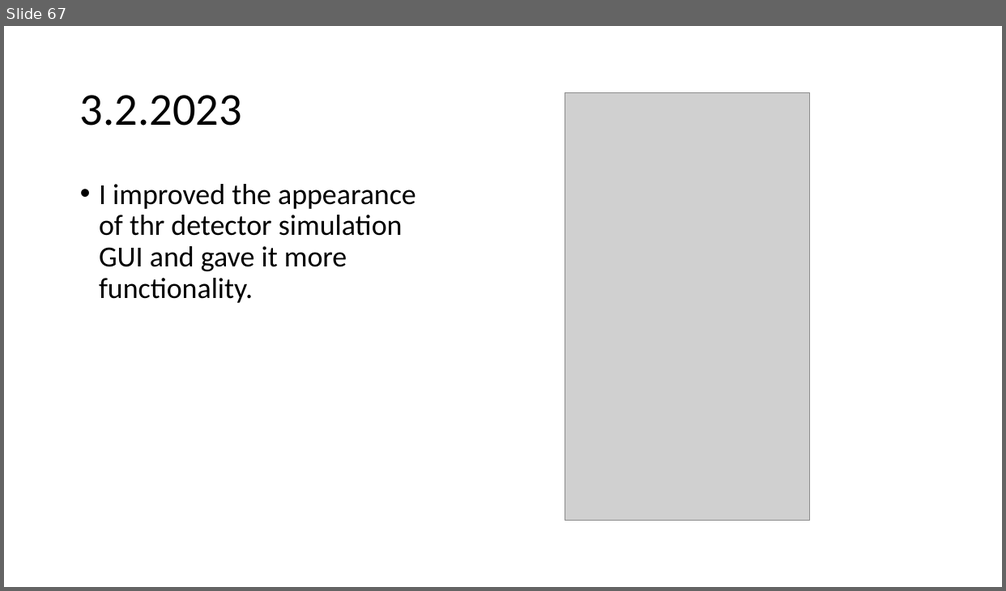
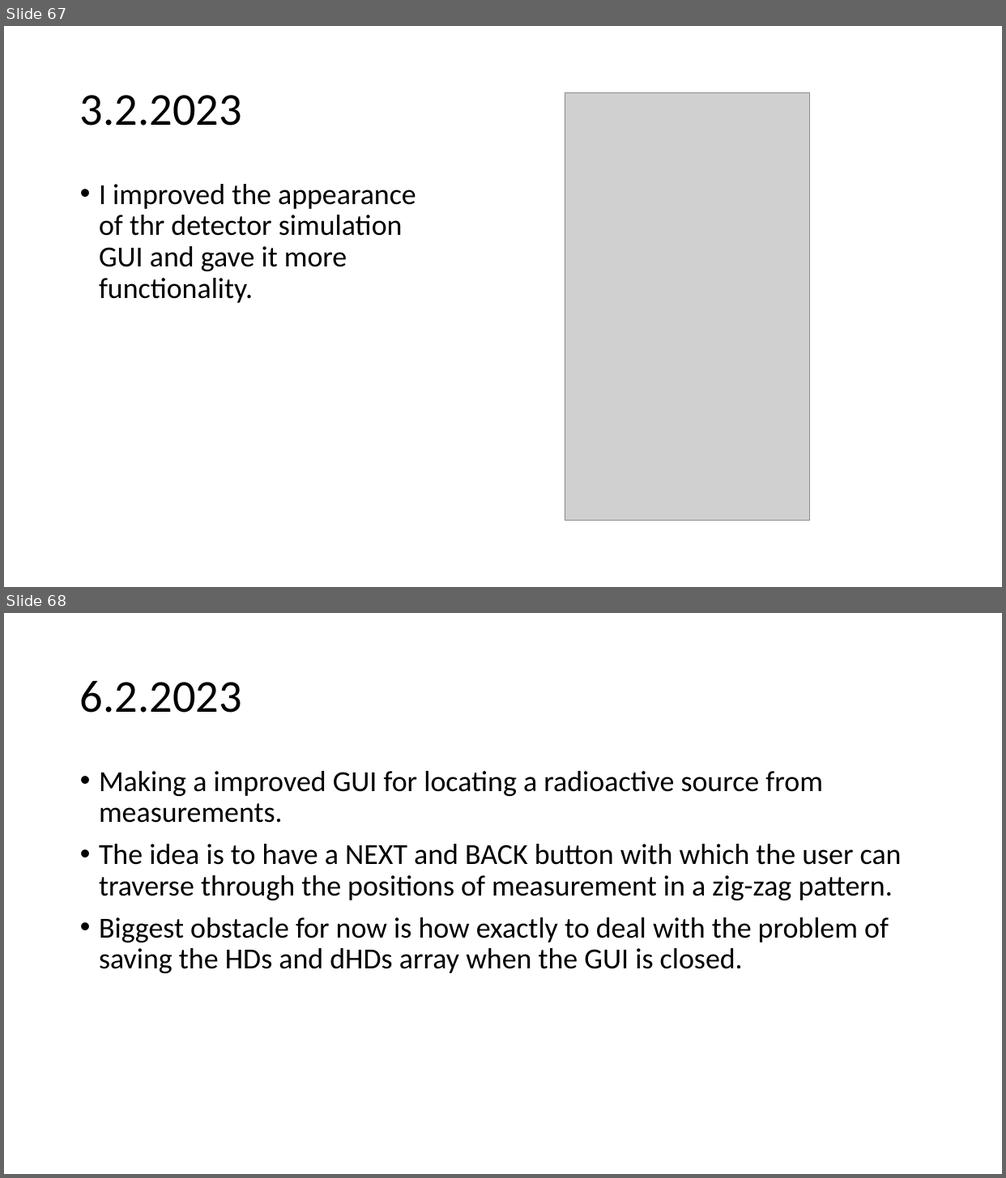
Before and after one commit to urhtrinko/DroneRadioactivity_student_job, a slide deck: reports/work_diary.pptx. Shown one above the other, each under a label of ours: slide 67 before the commit, slides 67 and 68 after it. The pictures are 1006x591 and 1006x1178 pixels, drawn with LibreOffice and Linux fonts; fonts in the diff are those of the drawing; grey boxes stand for pictures. Boxes give left, top, right and bottom in pixels: in the first picture for what was removed or moved away, otherwise in the second. Text is boxed around its words. In the diff, an @@ line names an element or a change of style, - is before the commit and + after.

Commit message:
Find Source GUI 2.0

```diff
--- a/reports/work_diary.pptx
+++ b/reports/work_diary.pptx
@@ slide 68 added at (4,613,1002,1174), background #FFFFFF @@
@@ title added at (80,681,242,713), 44 pt, text #000000 @@
+6.2.2023
@@ text added at (99,771,901,973), 28 pt, text #000000 @@
+• Making a improved GUI for locating a radioactive source from measurements.
+• The idea is to have a NEXT and BACK button with which the user can traverse through the positions of measurement in a zig-zag pattern.
+• Biggest obstacle for now is how exactly to deal with the problem of saving the HDs and dHDs array when the GUI is closed.
```
Also in this commit, not shown: 16 other files.
